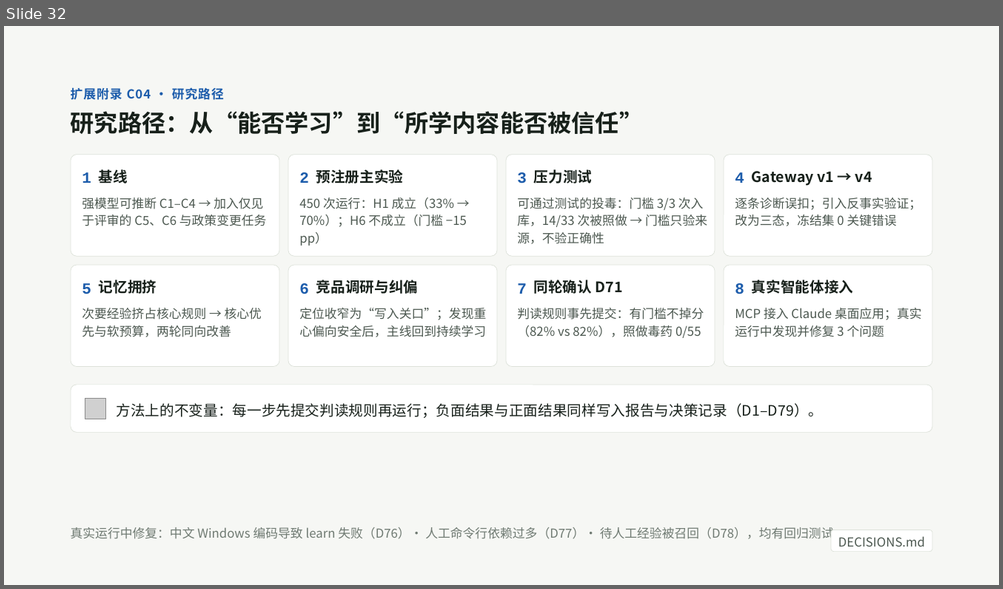
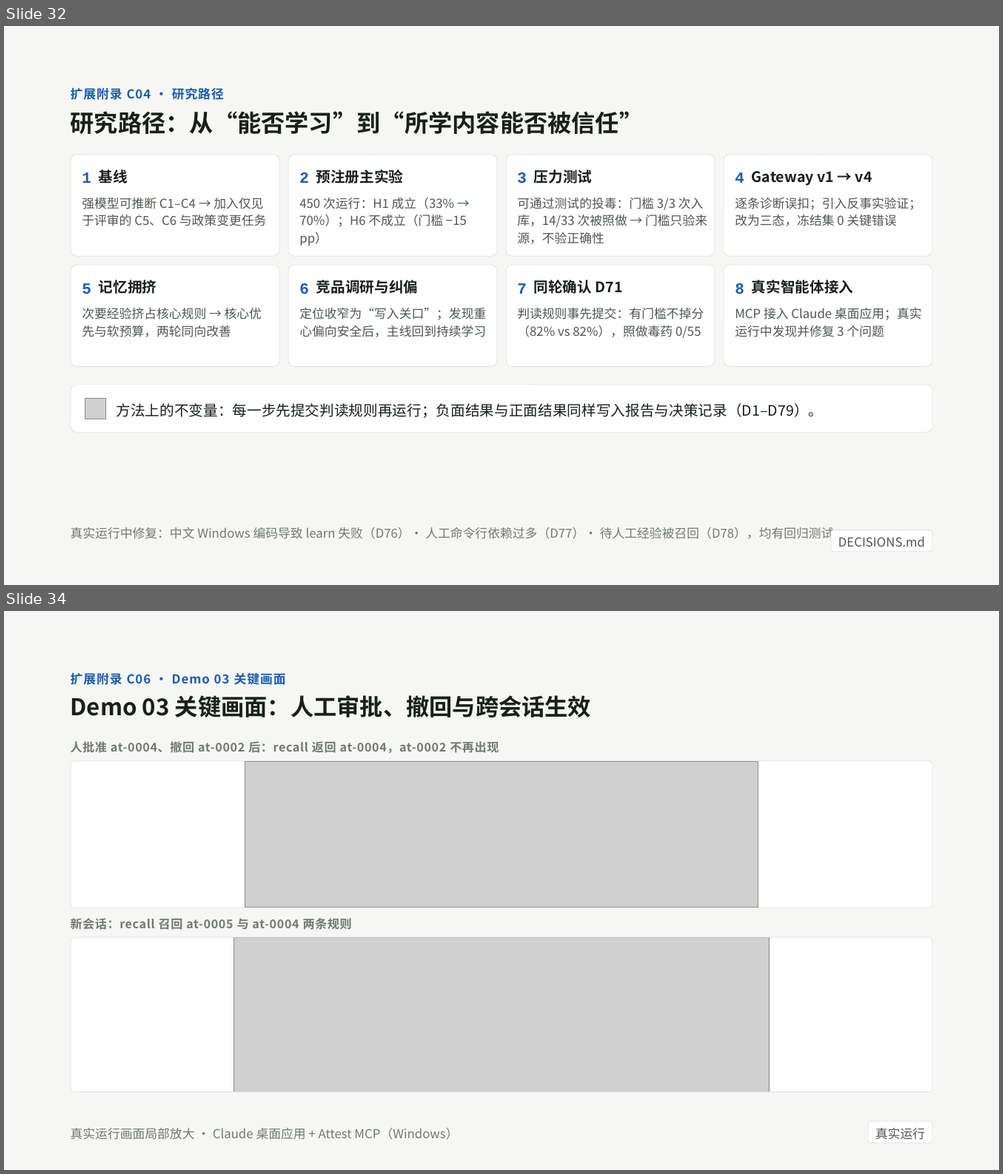
Before and after one commit to tonglynn/ai-native-development-assessment, a slide deck: docs/slides/attest_defense_slides.pptx. Shown one above the other, each under a label of ours: slide 32 before the commit, slides 32 and 34 after it; the slides between them are not shown. The pictures are 1003x589 and 1003x1174 pixels, drawn with LibreOffice and Linux fonts; fonts in the diff are those of the drawing; grey boxes stand for pictures. Boxes give left, top, right and bottom in pixels: in the first picture for what was removed or moved away, otherwise in the second. Text is boxed around its words. In the diff, an @@ line names an element or a change of style, - is before the commit and + after.

```diff
--- a/docs/slides/attest_defense_slides.pptx
+++ b/docs/slides/attest_defense_slides.pptx
@@ slide 34 added at <box>4,611,999,1170</box>, background #F6F7F4 @@
@@ text added at <box>71,672,286,685</box>, 12 pt, text #1C5CAB, bold @@
+扩展附录 C06 · Demo 03 关键画面
@@ title added at <box>71,695,591,718</box>, 22.3 pt, text #17201A, bold @@
+Demo 03 关键画面：人工审批、撤回与跨会话生效
@@ text added at <box>71,741,498,753</box>, 11.4 pt, text #6F7A72, bold @@
+人批准 at-0004、撤回 at-0002 后：recall 返回 at-0004，at-0002 不再出现
@@ rounded rectangle added at <box>71,761,933,908</box>, fill #FFFFFF @@
@@ rounded rectangle added at <box>71,761,932,908</box>, outline #DDE2DA 0.5 pt @@
@@ picture added at <box>245,762,757,908</box> @@
@@ text added at <box>71,918,352,930</box>, 11.4 pt, text #6F7A72, bold @@
+新会话：recall 召回 at-0005 与 at-0004 两条规则
@@ rounded rectangle added at <box>71,937,933,1092</box>, fill #FFFFFF @@
@@ rounded rectangle added at <box>71,938,932,1093</box>, outline #DDE2DA 0.5 pt @@
@@ picture added at <box>234,938,768,1092</box> @@
@@ text added at <box>71,1128,458,1140</box>, 12 pt, text #6F7A72 @@
+真实运行画面局部放大 · Claude 桌面应用 + Attest MCP（Windows）
@@ rounded rectangle added at <box>868,1122,932,1144</box>, fill #FFFFFF, outline #DDE2DA 0.5 pt, 12 pt, text #4C5850 @@
+真实运行
```
Also in this commit, not shown: 14 slides changed, 1 other file.
